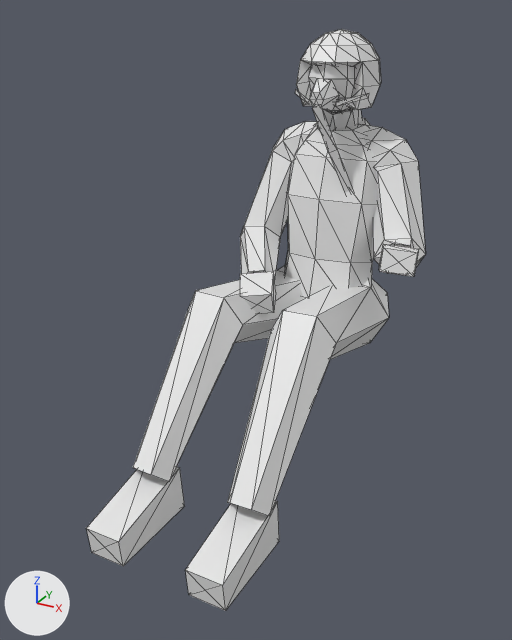
The glTF model assets/pilot.glb as it was, and as the next commit left it.
Rendered twice from a 50 mm camera at (0.806, -1.832, 0.13) aimed at (-0.022, -0.326, -0.623). The lights are fixed; the arrows at lower left show +X, +Y and +Z. The older version comes first. Mesh edges are drawn as thin lines.

The first picture shows 'Face', 'Helmet', 'MaskHose', 'PaddingGlovesBoots', 'Suit'.
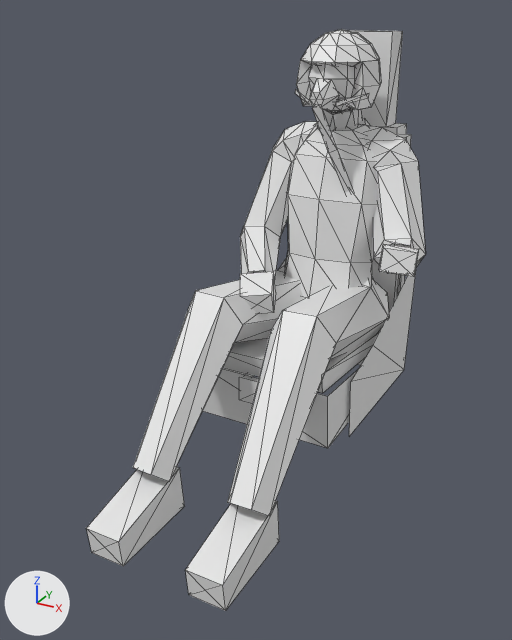
Commit message: Add an ejection seat under the pilot and seat more aircraft

Where the change shows, as pixel boxes (x1, y1, x2, y2) in the pictures (512 x 640 px):
'EjectionSeat', added: after (203, 30, 416, 448)
    faces in mat_vehicle_pilot_seat (white #e7e7e7): (246, 30, 416, 436)
    faces in mat_vehicle_pilot_seat_handle (white #e7e7e7): (203, 368, 357, 448)
    faces in mat_vehicle_pilot_seat_cushion (white #e7e7e7): (223, 134, 411, 393)

The change, as a diff of the scene's bpy script:
```diff
--- a/assets/pilot.glb.py
+++ b/assets/pilot.glb.py
@@ mat_vehicle_pilot_seat @@
+mat_vehicle_pilot_seat = principled_material('VEHICLE_PILOT_SEAT')
+mat_vehicle_pilot_seat.base_color = (0.8, 0.8, 0.8)  # white #e7e7e7
@@ mat_vehicle_pilot_seat_handle @@
+mat_vehicle_pilot_seat_handle = principled_material('VEHICLE_PILOT_SEAT_HANDLE')
+mat_vehicle_pilot_seat_handle.base_color = (0.8, 0.8, 0.8)  # white #e7e7e7
@@ mat_vehicle_pilot_seat_cushion @@
+mat_vehicle_pilot_seat_cushion = principled_material('VEHICLE_PILOT_SEAT_CUSHION')
+mat_vehicle_pilot_seat_cushion.base_color = (0.8, 0.8, 0.8)  # white #e7e7e7
@@ me_ejectionseat @@
+me_ejectionseat.from_pydata(...)  # 50 vertices, 50 faces; spans x -0.21..0.21, y -0.37..0.39, z -1.0..0.068
+# faces by material slot: [26, 16, 8]
+me_ejectionseat.materials.append(mat_vehicle_pilot_seat)  # white #e7e7e7
+me_ejectionseat.materials.append(mat_vehicle_pilot_seat_cushion)  # white #e7e7e7
+me_ejectionseat.materials.append(mat_vehicle_pilot_seat_handle)  # white #e7e7e7
@@ ob_ejectionseat @@
+ob_ejectionseat = bpy.data.objects.new('EjectionSeat', me_ejectionseat)
+ob_ejectionseat.location = (0.0, 0.0, 0.0)
```
